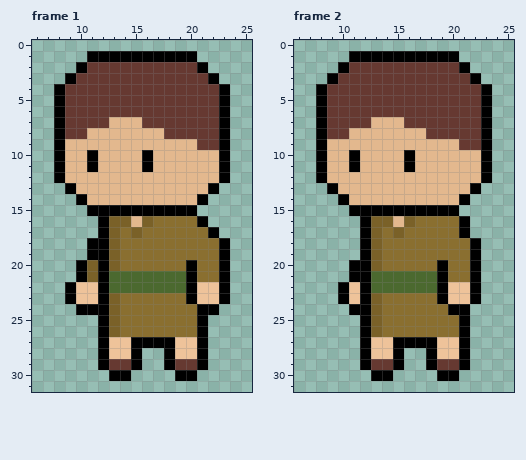
Edited in one commit: pixel-art file (Assets/Sprite/Minigames/MiniGame2/NPC/NPC1/NPC1Move.aseprite). The picture above was drawn from the file before the commit.
32x32 pixels, 2 frames. Shown: frame 1: x 6..25, y 0..31; frame 2: x 6..25, y 0..31.
After:
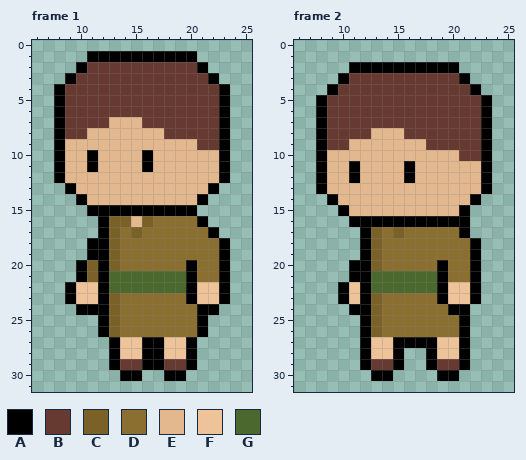
Palette (. is transparent): A #000000  B #663931  C #7a6128  D #8a6f30  E #e3b88e  F #eec39a  G #4b692f
Changes in this commit:
Changed rows in their new state; - is an unchanged pixel.
Frame 1:
first column x 12:
27 .A-F--F-A.
28 .A-FAAF-A.
29 .A-BAAB-A.
30 -.-A--A-.-
Frame 2:
first column x 8:
 1 ---..........---
 2 --.AAAAAAAAAA.--
 3 -.A----------A.-
 4 .A------------A.
 7 -----BBB--------
 8 ---BB---BB------
 9 -BB-------BBB---
10 ---E----E----BB-
12 ---A----A-------
13 AE------------EA
14 -AE----------EA-
15 --AEEEEEEEEEEA--
16 ---A-AAAAAAAA---
Changed places in both pictures, as pixel boxes (x1, y1, x2, y2):
changed: (98, 337, 208, 381)
changed: (316, 51, 492, 227)
